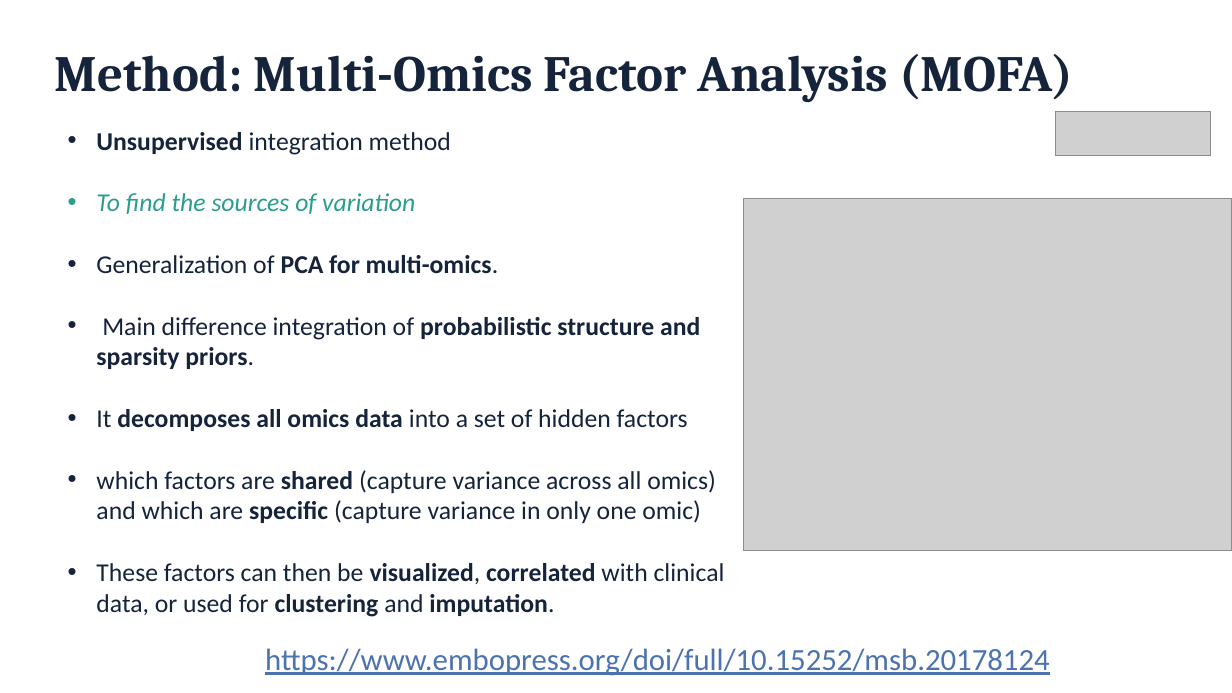
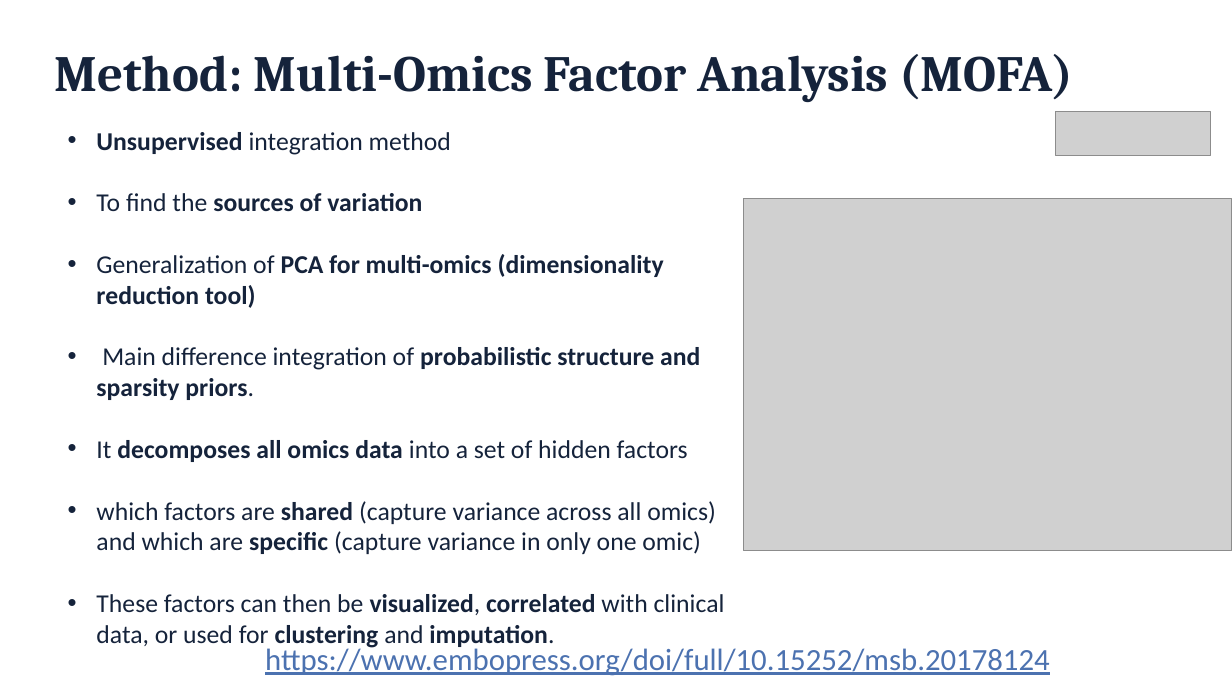
Before and after one commit to biosustain/dsp_multiomics_workshop, a slide deck: slide 25 of slides/01_workshop_introduction.pptx (slide 26 before the commit). Drawn at 1232x693 pixels with LibreOffice and Linux fonts; fonts in the diff are those of the drawing; grey boxes stand for pictures. Boxes give left, top, right and bottom in pixels: in the first picture for what was removed or moved away, otherwise in the second. Text is boxed around its words. In the diff, an @@ line names an element or a change of style, - is before the commit and + after.

```diff
--- a/slides/01_workshop_introduction.pptx
+++ b/slides/01_workshop_introduction.pptx
@@ text at [96, 193, 422, 211]: text colour #2A9D8F to #15233B, italic off in "To find the sources of variation"; bold on in "sources of variation" @@
@@ text at [96, 254, 664, 308]: text changed; bold on @@
-• Generalization of PCA for multi-omics.
+• Generalization of PCA for multi-omics (dimensionality reduction tool)
```
Also in this commit, not shown: 9 other slides changed, 1 slide removed.
